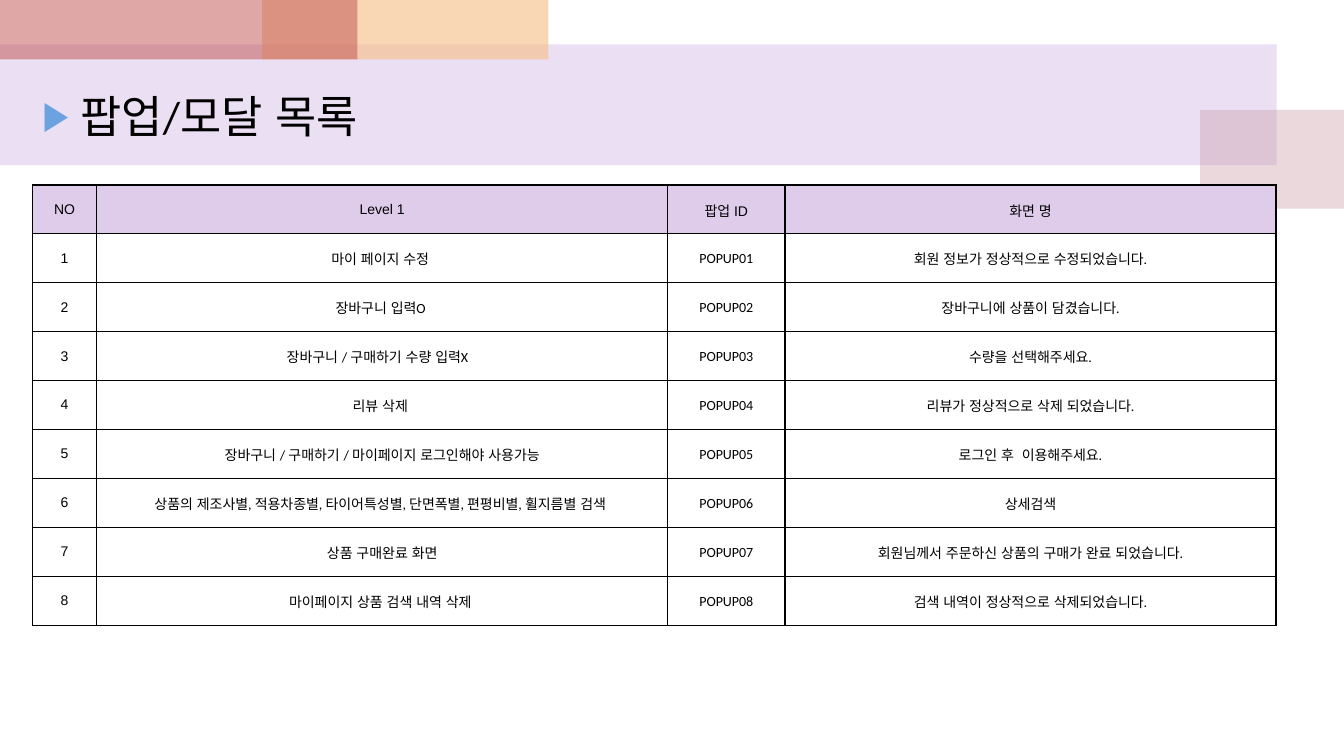
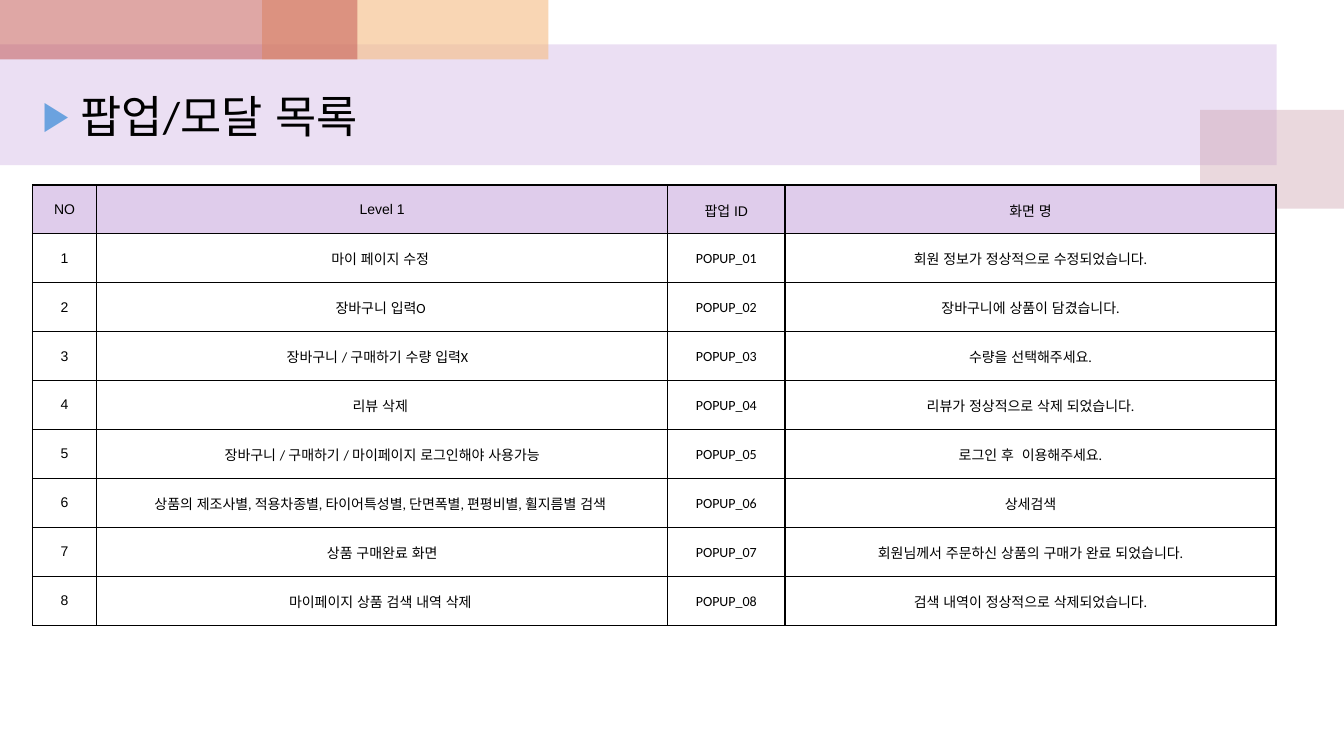
Before and after one commit to lth0813/Sprint-I, a slide deck: slide 4 of 3조 화면 정의서_rev.3_20231214.pptx. Drawn at 1344x756 pixels with LibreOffice and Linux fonts; fonts in the diff are those of the drawing. Boxes give left, top, right and bottom in pixels: in the first picture for what was removed or moved away, otherwise in the second. Text is boxed around its words. In the diff, an @@ line names an element or a change of style, - is before the commit and + after.

```diff
--- a/3조 화면 정의서_rev.3_20231214.pptx
+++ b/3조 화면 정의서_rev.3_20231214.pptx
@@ table at (x1=32, y1=186, x2=1276, y2=626) @@
-row 2, column 3: POPUP01
+row 2, column 3: POPUP_01
-row 3, column 3: POPUP02
+row 3, column 3: POPUP_02
-row 4, column 3: POPUP03
+row 4, column 3: POPUP_03
-row 5, column 3: POPUP04
+row 5, column 3: POPUP_04
-row 6, column 3: POPUP05
+row 6, column 3: POPUP_05
-row 7, column 3: POPUP06
+row 7, column 3: POPUP_06
-row 8, column 3: POPUP07
+row 8, column 3: POPUP_07
-row 9, column 3: POPUP08
+row 9, column 3: POPUP_08
```
Also in this commit, not shown: 1 other slide changed.
